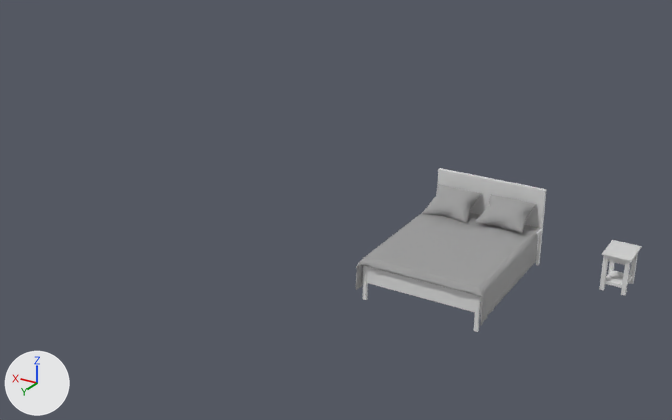
An edit to the FBX model Assets/Meshes/CH_Room_Objects.fbx, drawn before and after from the same camera.
One viewpoint serves both versions: a camera (50 mm lens) standing at (1.89, 8.51, 4.34) and looking at (6.71, 0.49, 0.33). Arrows for +X, +Y and +Z are at lower left; the lights stay in place. The picture after the commit comes second. Where no turn or scale is listed for an object, it has been applied to the vertices.

Before the edit, the objects in view are built like this:
```python
me_cube_049 = bpy.data.meshes.new('Cube.049')
me_cube_049.from_pydata(...)  # 740 vertices, 748 faces; spans x -0.146..0.142, y -0.183..0.185, z -0.228..0.169
me_cube_049.materials.append(mat_nightstand)  # white #e7e7e7
me_cube_056 = bpy.data.meshes.new('Cube.056')
me_cube_056.from_pydata(...)  # 164 vertices, 156 faces; spans x -0.11..1.08, y -0.14..1.51, z -0.11..0.53
me_cube_056.materials.append(mat_ch_bed_wood)  # white #e7e7e7
me_plane_003 = bpy.data.meshes.new('Plane.003')
me_plane_003.from_pydata(...)  # 322 vertices, 320 faces; spans x -0.213..0.284, y -0.194..0.201, z -0.12..0.138
me_plane_003.materials.append(mat_ch_bed_material)  # light grey #c2c2c2
ob_basebed = bpy.data.objects.new('Basebed', me_cube_056)
ob_basebed.location = (4.668, 0.071, 0.297)
ob_nightstand = bpy.data.objects.new('NightStand', me_cube_049)
ob_nightstand.location = (3.722, 0.074, 0.246)
ob_pillow_001 = bpy.data.objects.new('Pillow.001', me_plane_003)
ob_pillow_001.location = (4.845, 0.179, 0.576)
# also in view: 'Blanket.001' at (5.15, 0.91, 0.29); 'Pillow' at (5.48, 0.18, 0.56)
```
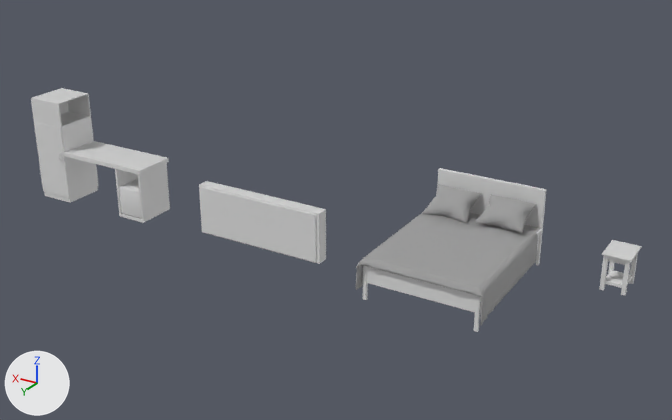
The change in detail:
Material 'Radiator' (mat_radiator) is new.
Its base color is (0.8, 0.8, 0.8) (white #e7e7e7).
Material 'CH_metallic_part' (mat_ch_metallic_part) is new.
Its base color is (0.8, 0.8, 0.8) (white #e7e7e7).
Mesh me_cube_064 is new.
It has 196 vertices, 200 faces and spans x -0.57..1.09, y 0.02..0.18, z -0.31..0.31.
It uses material mat_radiator (white #e7e7e7).
Mesh me_cube_049_1 is new.
It has 1021 vertices, 1005 faces and spans x -0.26..1.45, y -0.26..0.3, z -0.65..0.65.
Faces by material slot: [451, 554].
It uses material mat_ch_bed_wood (white #e7e7e7).
It uses material mat_ch_metallic_part (its picture is missing).
Mesh me_cube_055 is new.
It has 552 vertices, 534 faces and spans x -0.23..0.082, y -0.243..0.101, z -0.196..0.152.
It uses material mat_radiator (white #e7e7e7).
Object 'Radiator' (ob_radiator) is new; it shows me_cube_064.
Its location is (7.419, 0.451, -0.004).
Object 'CH_WoodObject' (ob_ch_woodobject) is new; it shows me_cube_049_1.
Its location is (9.402, 0.649, 0.42).
Object 'Cube.008' (ob_cube_008) is new; it shows me_cube_055.
Its location is (9.435, 0.797, 0.005).

Changed parts and their boxes (x1, y1, x2, y2) in the pictures (672 x 420 px):
'CH_WoodObject', added
    after: (31, 88, 170, 223)
    faces in mat_ch_bed_wood (white #e7e7e7): (31, 88, 170, 223)
'Radiator', added
    after: (199, 181, 326, 264)
'Cube.008', added
    after: (119, 179, 142, 218)
